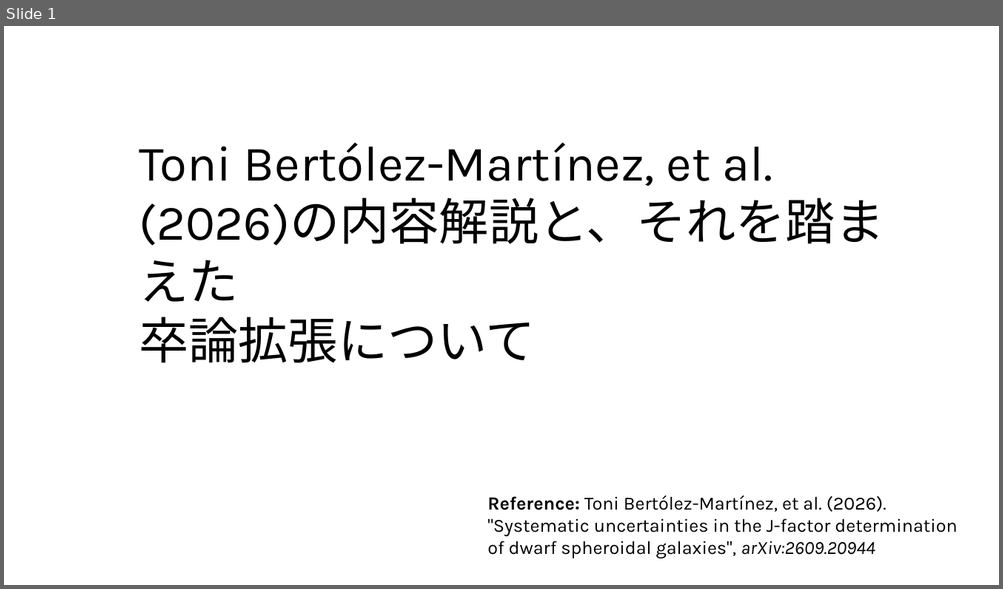
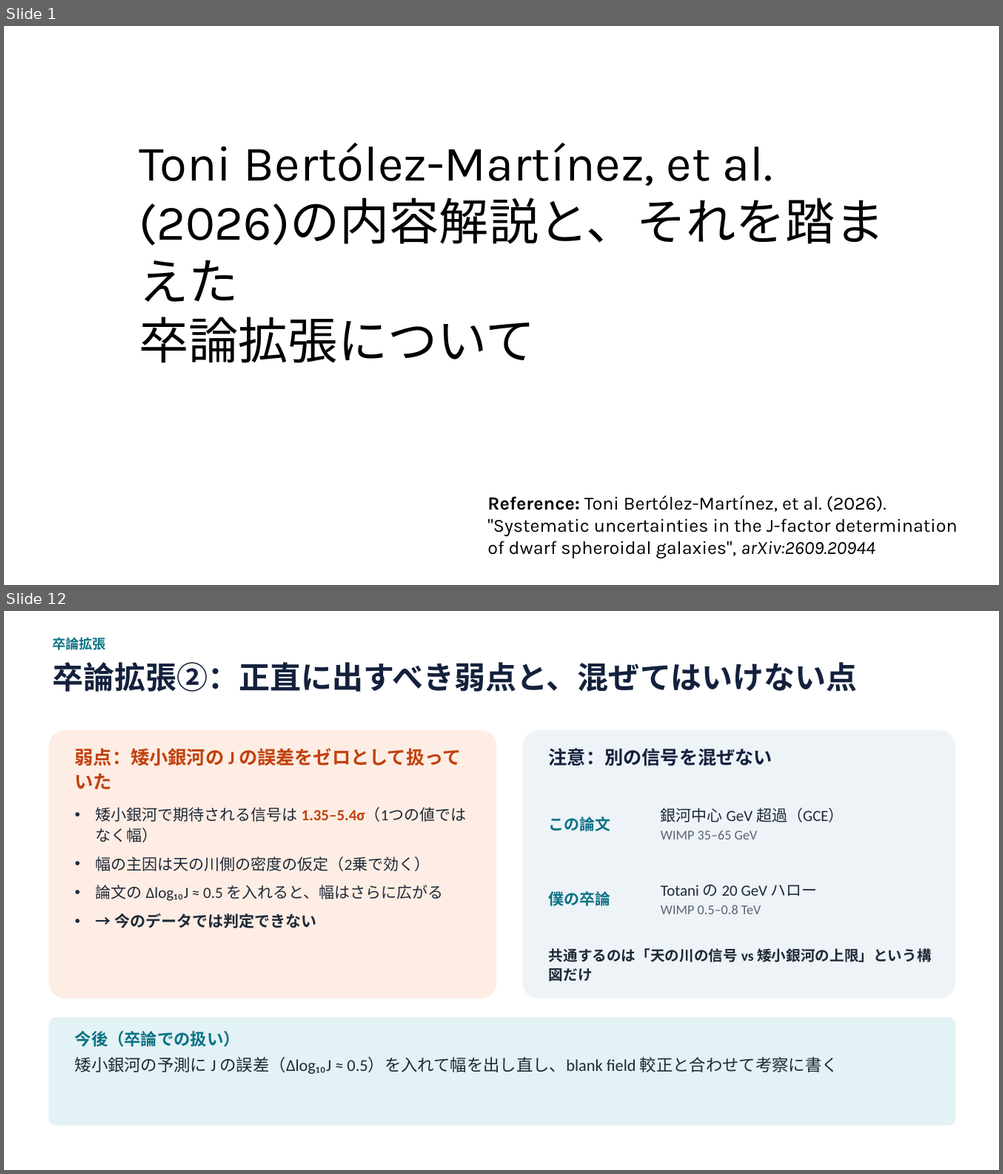
Before and after one commit to Mikann20041029/darkmatter-slides, a slide deck: slides/Toni Bertólez-Martínez, et al. (2026).pptx. Shown one above the other, each under a label of ours: slide 1 before the commit, slides 1 and 12 after it; the slides between them are not shown. The pictures are 1003x589 and 1003x1174 pixels, drawn with LibreOffice and Linux fonts; fonts in the diff are those of the drawing. Boxes give left, top, right and bottom in pixels: in the first picture for what was removed or moved away, otherwise in the second. Text is boxed around its words. In the diff, an @@ line names an element or a change of style, - is before the commit and + after.

```diff
--- a/slides/Toni Bertólez-Martínez, et al. (2026).pptx
+++ b/slides/Toni Bertólez-Martínez, et al. (2026).pptx
@@ slide 12 added at (x1=4, y1=611, x2=999, y2=1170), background #FFFFFF @@
@@ text added at (x1=52, y1=637, x2=106, y2=650), 13 pt, text #0B7285, bold @@
+卒論拡張
@@ text added at (x1=52, y1=662, x2=856, y2=692), 30 pt, text #14213D, bold @@
+卒論拡張②：正直に出すべき弱点と、混ぜてはいけない点
@@ rounded rectangle added at (x1=48, y1=730, x2=496, y2=999), fill #FDEDE4 @@
@@ rounded rectangle added at (x1=523, y1=730, x2=956, y2=999), fill #EEF3F8 @@
@@ text added at (x1=75, y1=748, x2=461, y2=789), 18 pt, text #C2410C, bold @@
+弱点：矮小銀河の J の誤差をゼロとして扱っていた
@@ text added at (x1=549, y1=748, x2=772, y2=766), 18 pt, text #14213D, bold @@
+注意：別の信号を混ぜない
@@ text added at (x1=96, y1=807, x2=466, y2=928), 15 pt, text #1F2937 @@
+• 矮小銀河で期待される信号は 1.35–5.4σ（1つの値ではなく幅）
+• 幅の主因は天の川側の密度の仮定（2乗で効く）
+• 論文の Δlog₁₀J ≈ 0.5 を入れると、幅はさらに広がる
+• → 今のデータでは判定できない
@@ text added at (x1=660, y1=808, x2=844, y2=840), 15 pt, text #1F2937 @@
+銀河中心 GeV 超過（GCE）
+WIMP 35–65 GeV
@@ text added at (x1=549, y1=817, x2=611, y2=832), 15 pt, text #0B7285, bold @@
+この論文
@@ text added at (x1=549, y1=891, x2=611, y2=906), 15 pt, text #0B7285, bold @@
+僕の卒論
@@ text added at (x1=660, y1=885, x2=817, y2=914), 15 pt, text #1F2937 @@
+Totani の 20 GeV ハロー
+WIMP 0.5–0.8 TeV
@@ text added at (x1=549, y1=948, x2=931, y2=982), 14 pt, text #1F2937, bold @@
+共通するのは「天の川の信号 vs 矮小銀河の上限」という構図だけ
@@ rounded rectangle added at (x1=48, y1=1017, x2=956, y2=1126), fill #E3F2F4 @@
@@ text added at (x1=75, y1=1031, x2=838, y2=1074), 16 pt, text #1F2937 @@
+今後（卒論での扱い）
+矮小銀河の予測に J の誤差（Δlog₁₀J ≈ 0.5）を入れて幅を出し直し、blank field 較正と合わせて考察に書く
```
Also in this commit, not shown: 10 other slides added, 3 slides removed.
